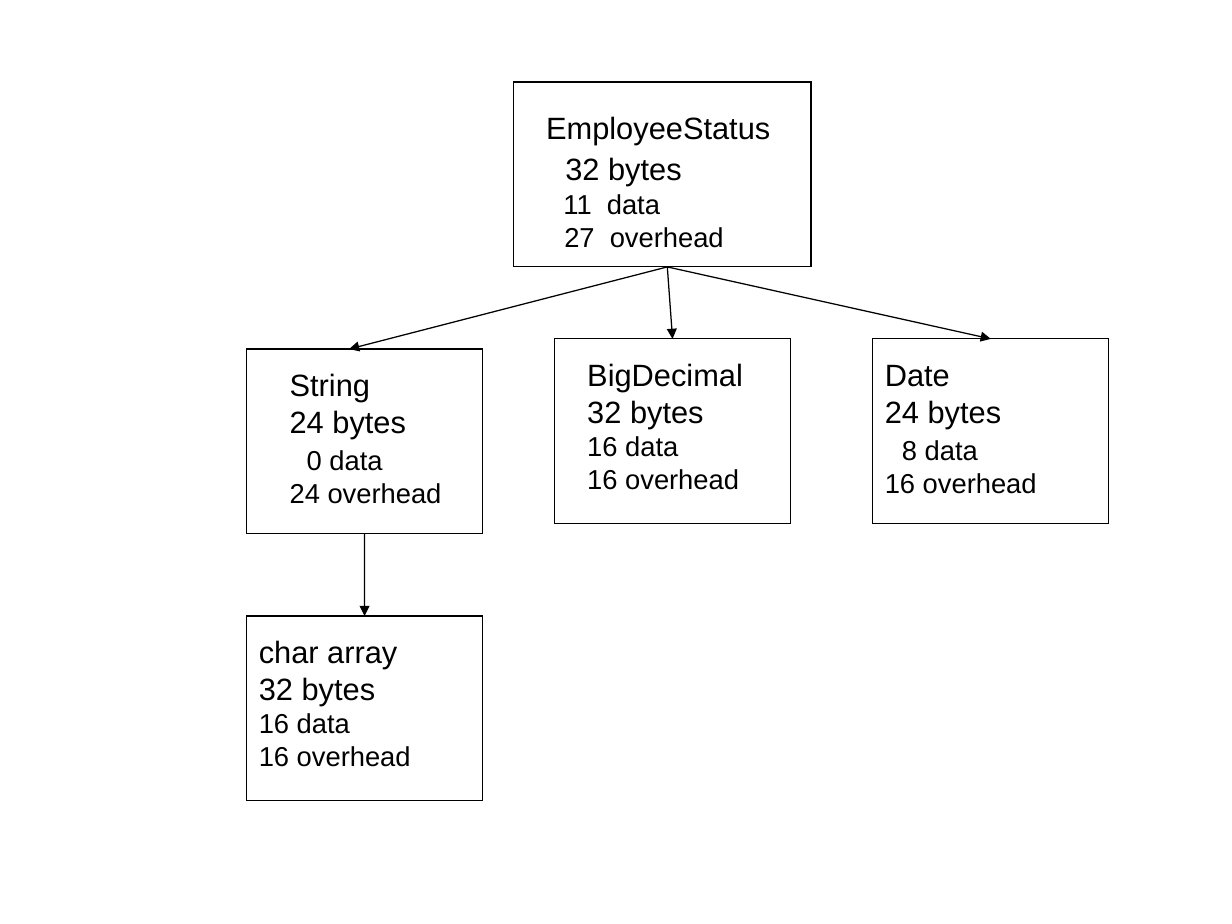
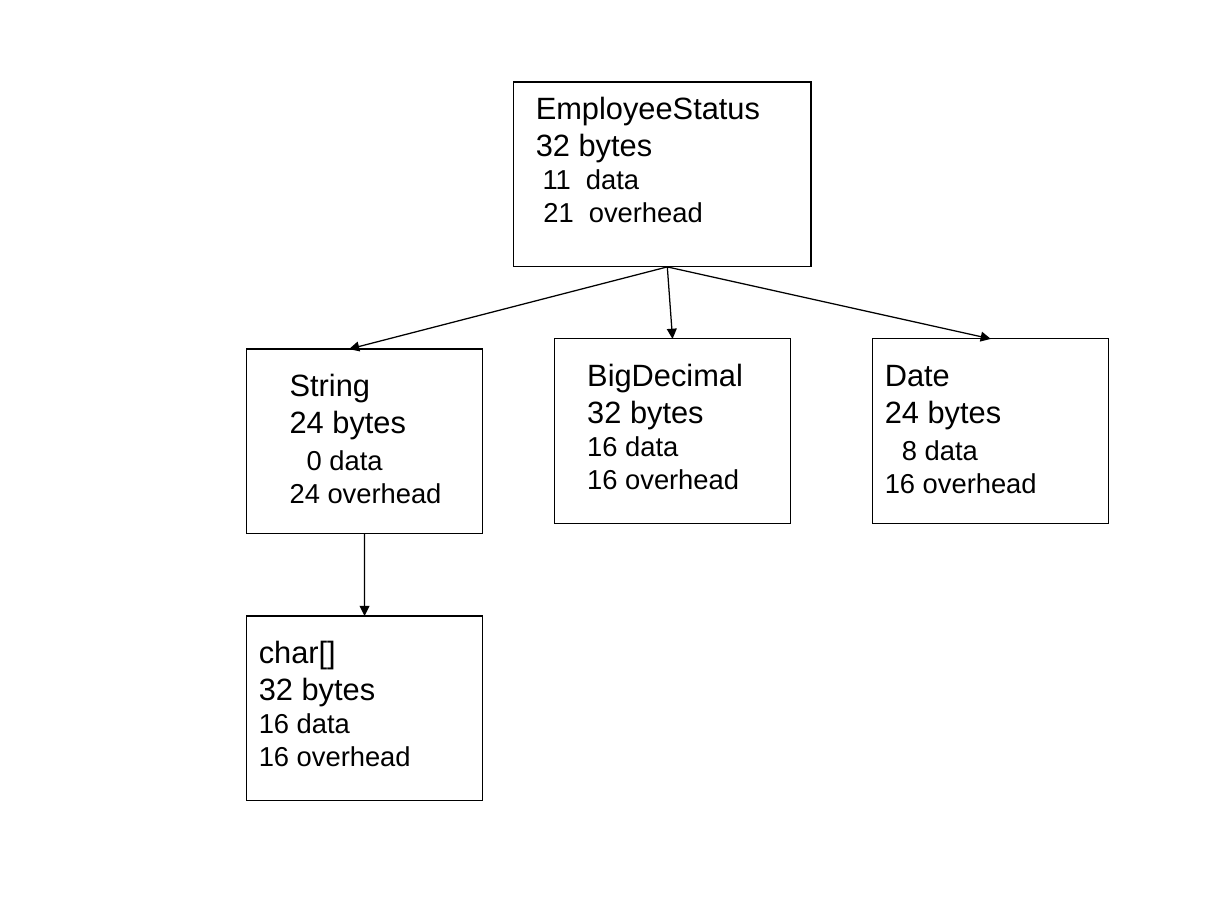
Before and after one commit to TheRuncibleTuner/bloatbook, a slide deck: slide 1 of Figures/chapter4/employee-status.ppt. Drawn at 1232x924 pixels with LibreOffice and Linux fonts; fonts in the diff are those of the drawing. Boxes give left, top, right and bottom in pixels: in the first picture for what was removed or moved away, otherwise in the second. Text is boxed around its words. In the diff, an @@ line names an element or a change of style, - is before the commit and + after.

```diff
--- a/Figures/chapter4/employee-status.ppt
+++ b/Figures/chapter4/employee-status.ppt
@@ text "EmployeeStatus": place and size @@
-text "EmployeeStatus" at box(563, 157, 724, 248)
+text "EmployeeStatus" at box(536, 96, 760, 223)
@@ text at box(536, 96, 760, 124): paragraph added @@
+EmployeeStatus
@@ text removed at box(546, 116, 770, 145) @@
-EmployeeStatus
@@ text at box(543, 202, 703, 223): text changed @@
-27 overhead
+21 overhead
@@ text at box(259, 640, 336, 668): text changed @@
-char array
+char[]
```
Also in this commit, not shown: 1 slide added, 7 other files.
